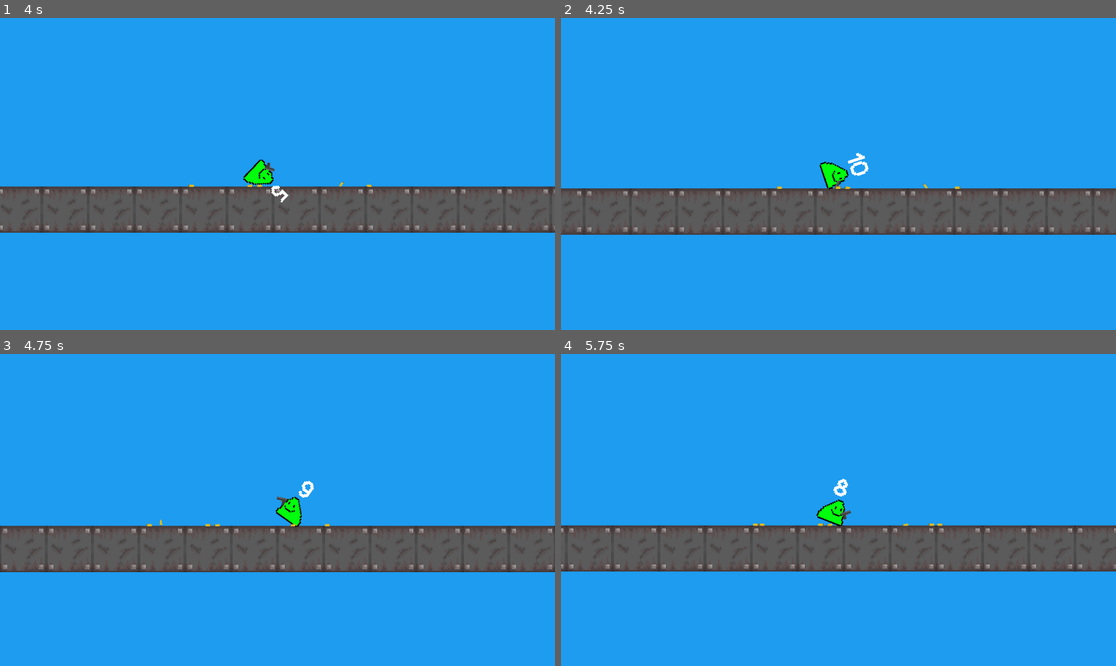
Above: before the commit, frames 1-4 (two rows, left to right).
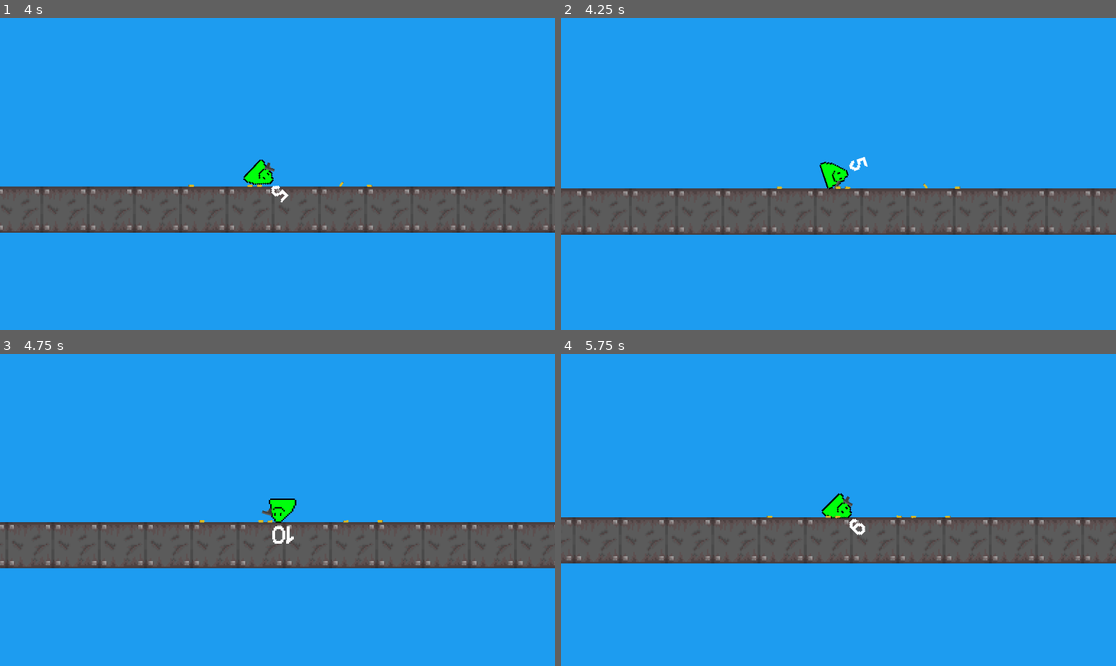
Above: after the commit, the same moments.

Repository: a0fefd/blobs-with-guns-remastered
Game: Godot game, scene res://scenes/levels/world.tscn
Same seed, same stepped clock (60 frames per second), same inputs: the game is played once before the commit and once after it.
Inputs (mouse positions are in pixels of both pictures, inside the frame that each line leads up to):
- Up to frame 1 (4 s): move the mouse to (399, 158) at 0.52 s; click (399, 158) at 0.6 s; move the mouse to (166, 189) at 1.27 s; click (166, 189) at 1.35 s; move the mouse to (333, 105) at 2.02 s; click (333, 105) at 2.1 s; move the mouse to (249, 236) at 2.77 s; click (249, 236) at 2.85 s; move the mouse to (444, 220) at 3.52 s; click (444, 220) at 3.6 s
- Up to frame 2 (4.25 s): tap R (reload) at 4.15 s
- Up to frame 3 (4.75 s): move the mouse to (111, 463) at 4.27 s; click (111, 463) at 4.35 s
- Up to frame 4 (5.75 s): move the mouse to (866, 510) at 5.02 s; click (866, 510) at 5.1 s

Frame 1 is identical in both runs. In frame 2, 0.1% of the frame differs, in the area x 51-56%, y 43-51%; in frame 3, 4.9%; in frame 4, 7.9%, in the area x 0-100%, y 39-70%.

Commit message:
Fix reload bug

Diff:
--- a/scenes/guns/gun.tscn
+++ b/scenes/guns/gun.tscn
@@ -158,4 +158,5 @@
 [node name="ShootTimer" type="Timer" parent="."]
 wait_time = 0.1
 
+[connection signal="animation_finished" from="AnimationPlayer" to="." method="_on_animation_player_animation_finished"]
 [connection signal="timeout" from="ShootTimer" to="." method="_on_shoot_timer_timeout"]
--- a/scripts/gun.gd
+++ b/scripts/gun.gd
@@ -15,6 +15,7 @@
 
 var world
 var can_shoot := true
+var reloading := false
 var ammo_in_mag: int = mag_size
 
 @onready var animation_player: AnimationPlayer = get_node("AnimationPlayer")
@@ -28,10 +29,10 @@
 
 
 func _process(_delta):
-	if Input.is_action_just_pressed("fire") and ammo_in_mag > 0 and can_shoot:
+	if Input.is_action_just_pressed("fire") and ammo_in_mag > 0 and can_shoot and not reloading:
 		fire()
 
-	if Input.is_action_just_pressed("reload") and ammo_in_mag != mag_size:
+	if Input.is_action_just_pressed("reload") and ammo_in_mag != mag_size and not reloading:
 		reload()
 
 	look_at(get_global_mouse_position())
@@ -71,8 +72,14 @@
 
 func reload():
 	animation_player.play("reload")
-	ammo_in_mag = mag_size
+	reloading = true
 
 
 func _on_shoot_timer_timeout():
 	can_shoot = true
+
+
+func _on_animation_player_animation_finished(anim_name):
+	if anim_name == "reload":
+		reloading = false
+		ammo_in_mag = mag_size
